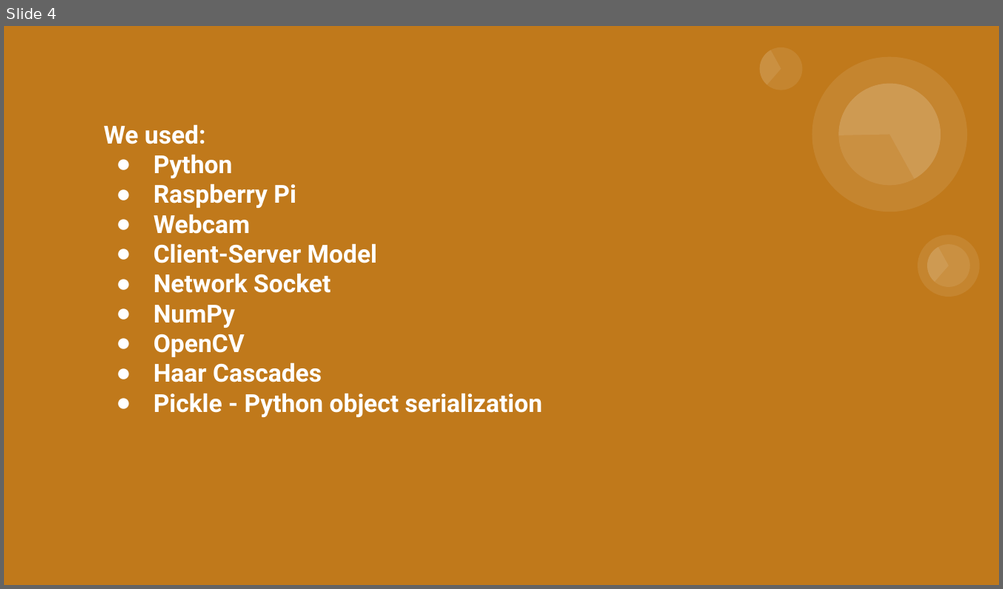
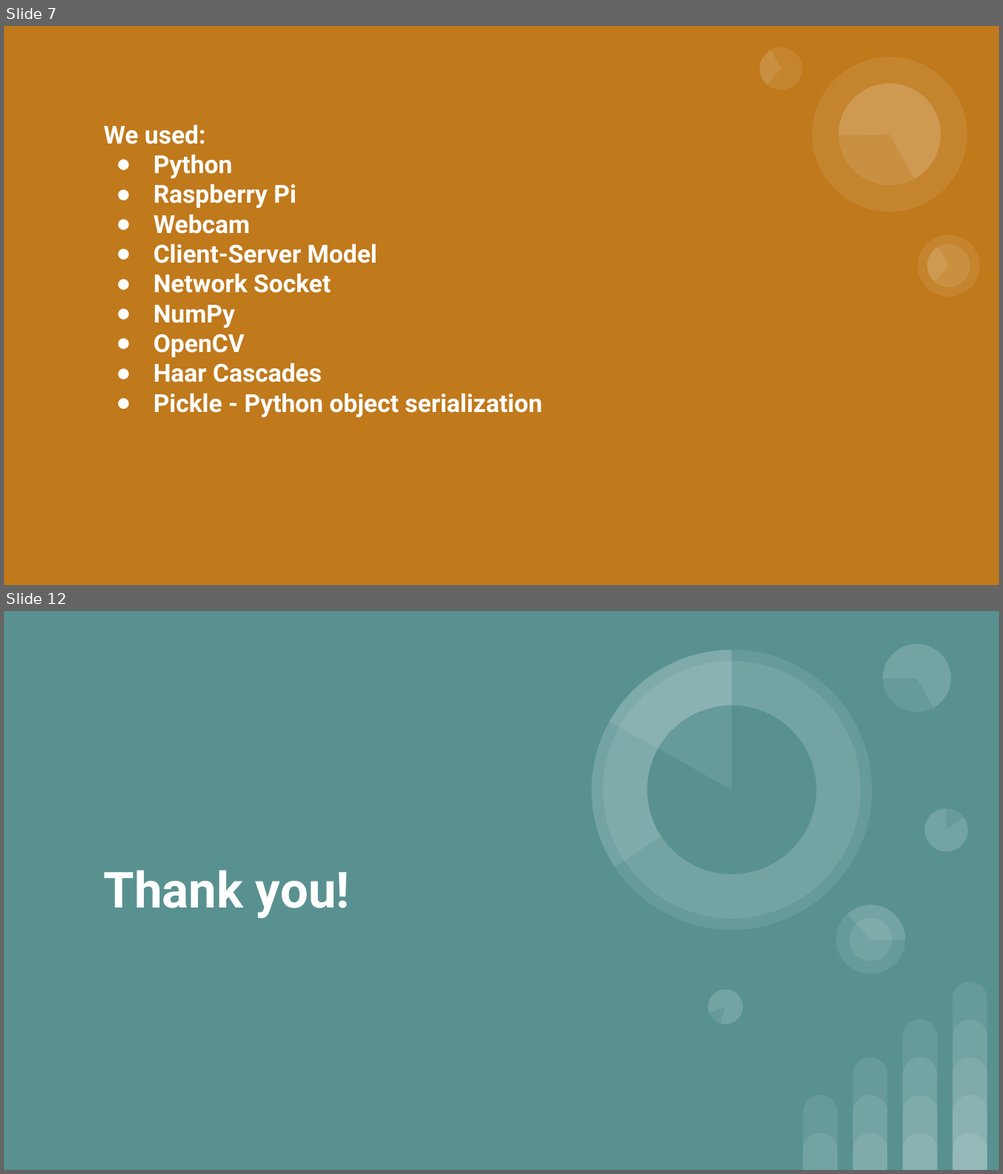
Before and after one commit to aracovan/MSproject, a slide deck: MS PPT Facial recognition.pptx. Shown one above the other, each under a label of ours: slide 4 before the commit, slides 7 and 12 after it; the slides between them are not shown. The pictures are 1003x589 and 1003x1174 pixels, drawn with LibreOffice and Linux fonts; fonts in the diff are those of the drawing. Boxes give left, top, right and bottom in pixels: in the first picture for what was removed or moved away, otherwise in the second. Text is boxed around its words. In the diff, an @@ line names an element or a change of style, - is before the commit and + after.

```diff
--- a/MS PPT Facial recognition.pptx
+++ b/MS PPT Facial recognition.pptx
@@ slide 12 added at <box>4,611,999,1170</box>, background #599191 @@
@@ title added at <box>104,870,350,919</box>, 36 pt, text #FFFFFF, bold @@
+Thank you!
@@ group added at <box>552,611,967,1029</box>: 8 ellipses, 6 pie slice (boxed as its full ellipse)s @@
@@ group added at <box>802,982,987,1170</box>: 14 round same rects @@
@@ what was slide 4 is now slide 7 @@
```
Also in this commit, not shown: 2 slides changed, 7 other slides added.
